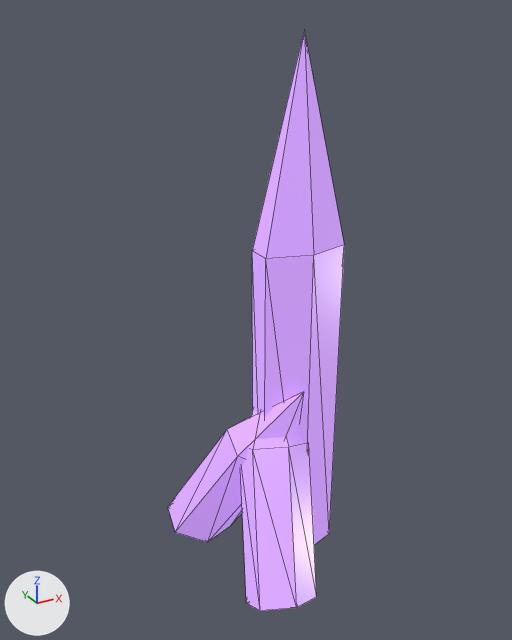
A saved change to the glTF model public/models/props/cryst4.glb.
Before and after are seen from a 50 mm lens placed at (-3.38, -5.79, 6.27), pointed at (-0.11, 0.16, 3.3). Lighting does not change. The marker at lower left points along +X, +Y and +Z. The first picture is the older version. Mesh edges are drawn as thin lines. Vertices at exactly the same position are counted once.

In view in the first picture: 'shard'.
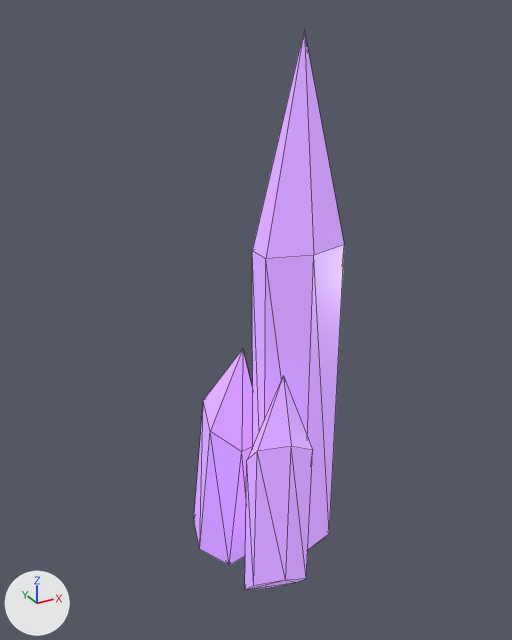
Where the change shows, as pixel boxes (x1, y1, x2, y2) in the pictures (512 x 640 px; the box of a moved part takes in the faces that stretch with it):
'shard', reshaped (15% narrower)
    before: (168, 30, 344, 611)
    after: (194, 30, 344, 590)
part 1 of me_shard, moved or reshaped
    before: (168, 392, 316, 611)
    after: (194, 349, 313, 590)

The edits, one by one:
me_shard is used by ob_shard; location (0.0, 0.0, 0.0).
me_shard had 39 vertices, 66 faces and spanned x -0.94..0.75, y -1.08..1.14, z 0.25..6.1.
me_shard now has 39 vertices, 66 faces and spans x -0.75..0.75, y -0.7..0.7, z 0.0..6.1.
me_shard part 1: 26 of 39 vertices moved; they spanned x -0.94..0.32, y -1.08..1.14, z 0.25..2.7 and now span x -0.75..0.2, y -0.7..0.7, z 0.0..2.9; mean shift (-0.02, 0.0, 0.02); largest move (0.16, -0.37, 2.63) -> (-0.18, 0.34, 2.9).
